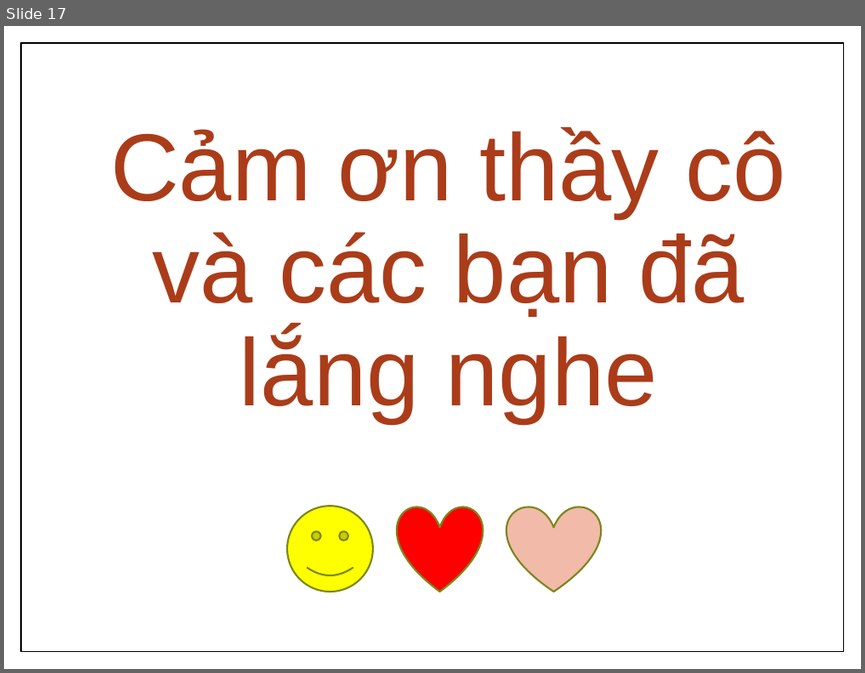
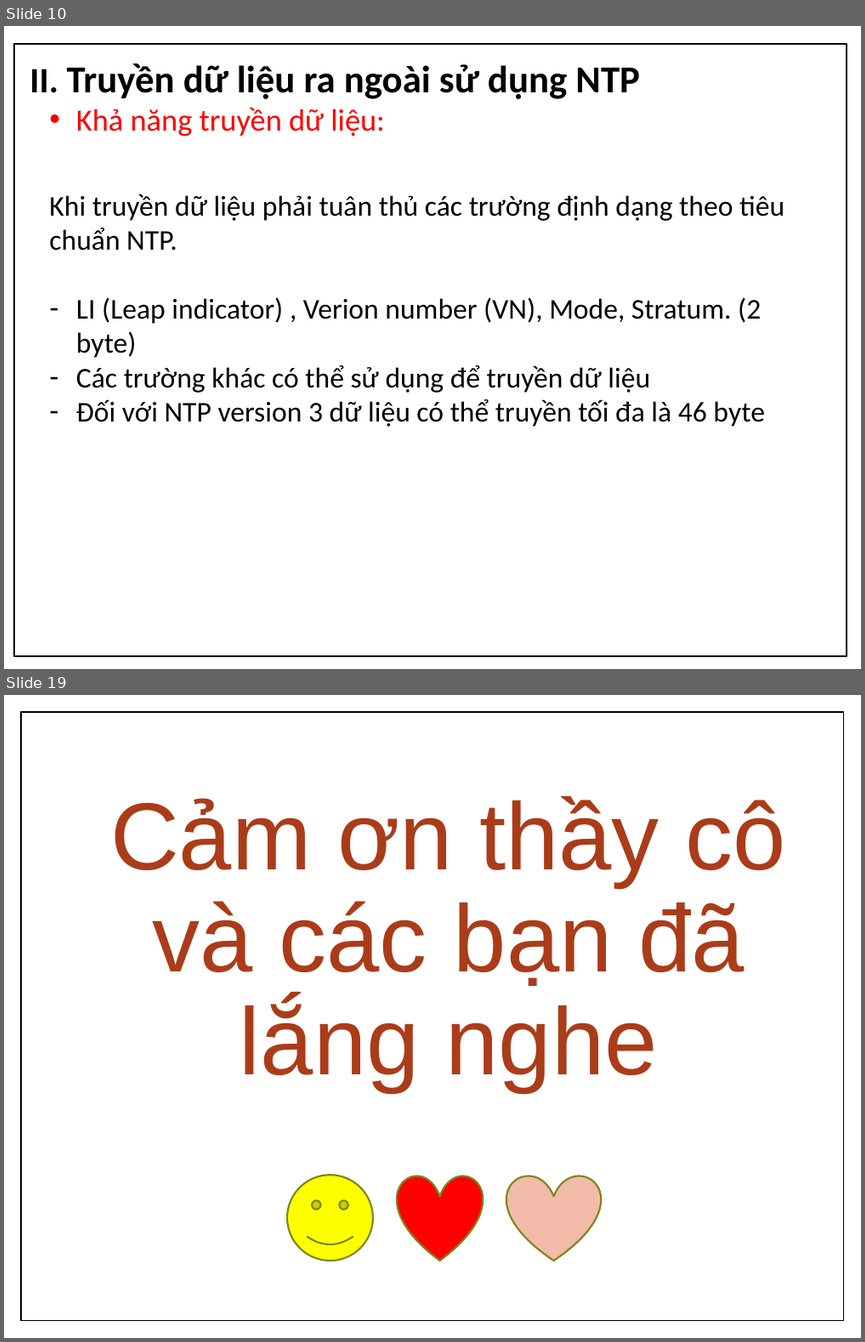
Before and after one commit to apkadmin/doan, a slide deck: Kỹ-thuật-khai-thác-giao-thức-Network-Time.pptx. Shown one above the other, each under a label of ours: slide 17 before the commit, slides 10 and 19 after it; the slides between them are not shown. The pictures are 865x673 and 865x1342 pixels, drawn with LibreOffice and Linux fonts; fonts in the diff are those of the drawing; background and template pictures are left out. Boxes give left, top, right and bottom in pixels: in the first picture for what was removed or moved away, otherwise in the second. Text is boxed around its words. In the diff, an @@ line names an element or a change of style, - is before the commit and + after.

```diff
--- a/Kỹ-thuật-khai-thác-giao-thức-Network-Time.pptx
+++ b/Kỹ-thuật-khai-thác-giao-thức-Network-Time.pptx
@@ slide 10 added at [4,26,861,669], background picture (left out) @@
@@ rectangle added at [14,44,846,657], outline #000000 1.5 pt @@
@@ text added at [30,63,640,99], 32 pt, text #000000, bold @@
+II. Truyền dữ liệu ra ngoài sử dụng NTP
@@ text added at [76,107,385,136], 26 pt, text #FF0000 @@
+• Khả năng truyền dữ liệu:
@@ text added at [49,193,784,426], 24 pt, text #000000 @@
+Khi truyền dữ liệu phải tuân thủ các trường định dạng theo tiêu chuẩn NTP.
+– LI (Leap indicator) , Verion number (VN), Mode, Stratum. (2 byte)
+– Các trường khác có thể sử dụng để truyền dữ liệu
+– Đối với NTP version 3 dữ liệu có thể truyền tối đa là 46 byte
@@ what was slide 17 is now slide 19 @@
```
Also in this commit, not shown: 11 slides changed, 3 other slides added, 2 slides removed, 7 other files.
